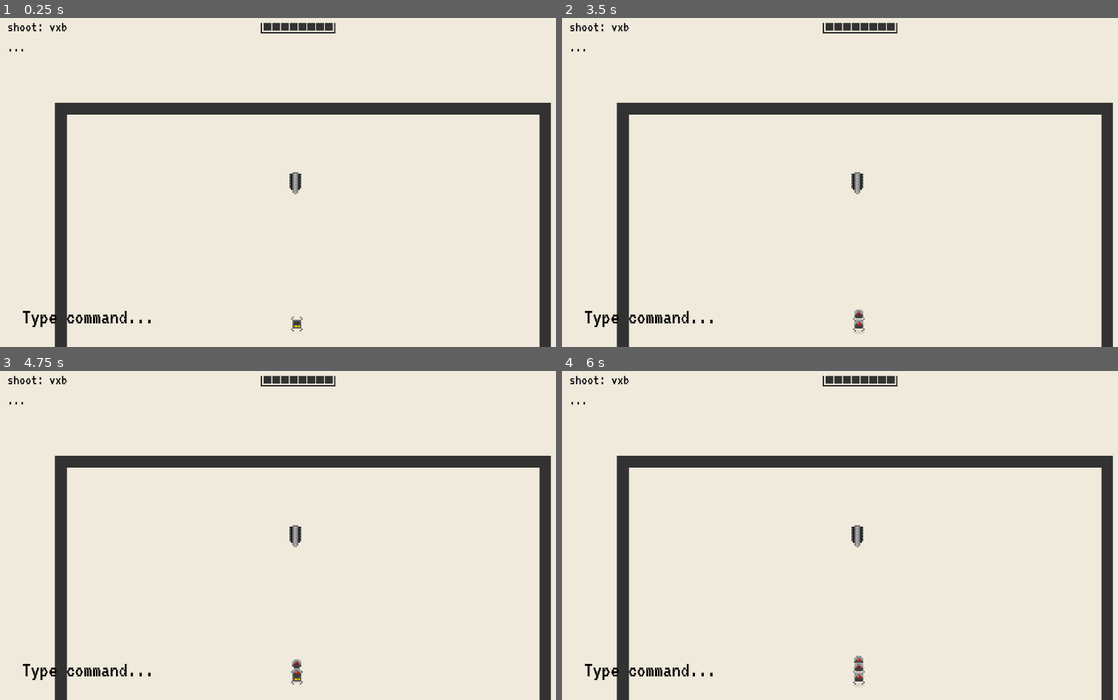
Above: before the commit, frames 1-4 (two rows, left to right).
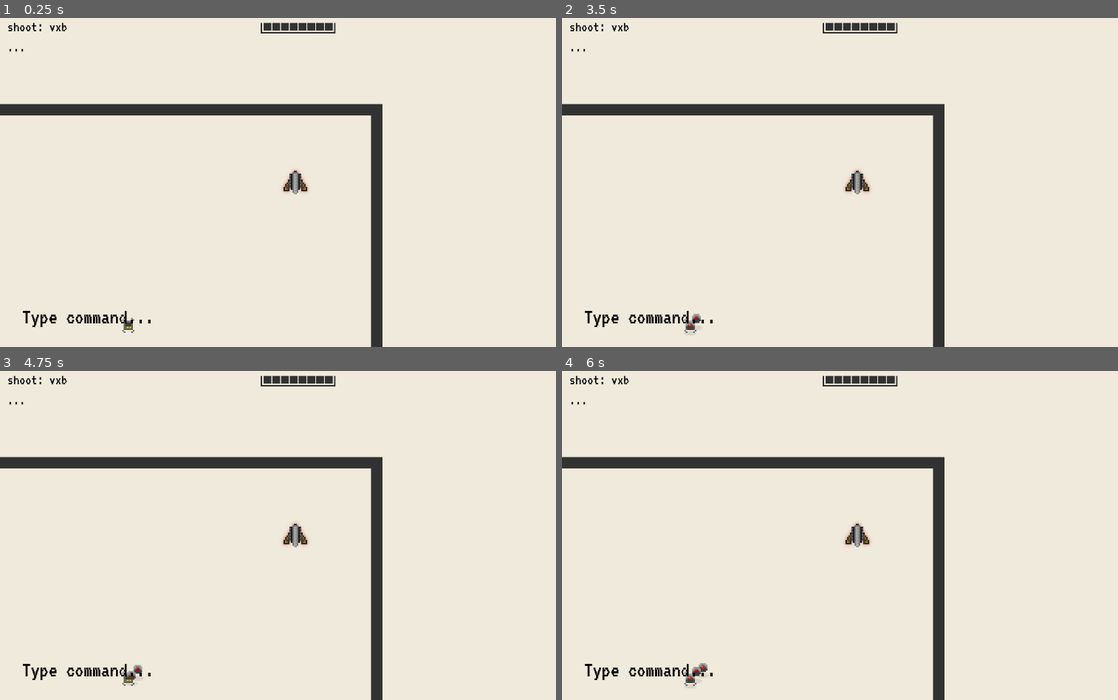
Above: after the commit, the same moments.

Repository: Anudin/LD41
Game: Godot game, scene res://Main.tscn
The game is run twice, just before and just after one commit, with the same random seed, the same clock (stepped at 60 frames per second) and the same inputs.
Inputs:
- Up to frame 1 (0.25 s): no input
- Up to frame 2 (3.5 s): tap Enter at 0.5, 0.6, 2, 2.85 s; tap Space at 0.77, 1.25, 1.52, 3.02 s; tap Backspace at 1.35 s; tap Delete at 2.1 s
- Up to frame 3 (4.75 s): tap Space at 3.5, 3.77, 4.52 s; tap Backspace at 3.6 s; tap Delete at 4.35 s
- Up to frame 4 (6 s): tap Enter at 5.1, 5.75 s; tap Backspace at 5.85 s

The runs differ from the first frame. In frame 1, 6.6% of the frame differs, in the area x 0-100%, y 25-100%; in frame 2, 6.7%; in frame 3, 6.7%; in frame 4, 6.8%.

Commit message:
Add player spawns

Diff:
--- a/Levels/Level1.tscn
+++ b/Levels/Level1.tscn
@@ -1,8 +1,9 @@
-[gd_scene load_steps=4 format=2]
+[gd_scene load_steps=5 format=2]
 
 [ext_resource path="res://Levels/Level1.gd" type="Script" id=1]
 [ext_resource path="res://environment/Wall.tscn" type="PackedScene" id=2]
 [ext_resource path="res://Spawns/Spawn.tscn" type="PackedScene" id=3]
+[ext_resource path="res://Spawns/PlayerSpawn.tscn" type="PackedScene" id=4]
 
 [node name="Level" type="Node2D"]
 
@@ -37,6 +38,12 @@
 
 [node name="Spawns" type="Node2D" parent="." index="1"]
 
+editor/display_folded = true
+
 [node name="Spawn" parent="Spawns" index="0" instance=ExtResource( 3 )]
 
 position = Vector2( 623.073, 568.347 )
+
+[node name="PlayerSpawn" parent="." index="2" instance=ExtResource( 4 )]
+
+position = Vector2( 1075.6, 177.039 )
--- /dev/null
+++ b/Spawns/PlayerSpawn.gd
@@ -0,0 +1,13 @@
+extends Sprite
+
+# class member variables go here, for example:
+# var a = 2
+# var b = "textvar"
+
+func _ready():
+	$"/root/Main/Player".position = position
+
+#func _process(delta):
+#	# Called every frame. Delta is time since last frame.
+#	# Update game logic here.
+#	pass
--- /dev/null
+++ b/Spawns/PlayerSpawn.tscn
@@ -0,0 +1,10 @@
+[gd_scene load_steps=3 format=2]
+
+[ext_resource path="res://Spawns/player_spawn.png" type="Texture" id=1]
+[ext_resource path="res://Spawns/PlayerSpawn.gd" type="Script" id=2]
+
+[node name="PlayerSpawn" type="Sprite"]
+
+texture = ExtResource( 1 )
+script = ExtResource( 2 )
+_sections_unfolded = [ "Transform" ]
Binary file added: Spawns/player_spawn - Kopie.png
Not shown, added: Spawns/player_spawn - Kopie.png.import
Binary file added: Spawns/player_spawn.png
Not shown, added: Spawns/player_spawn.png.import
